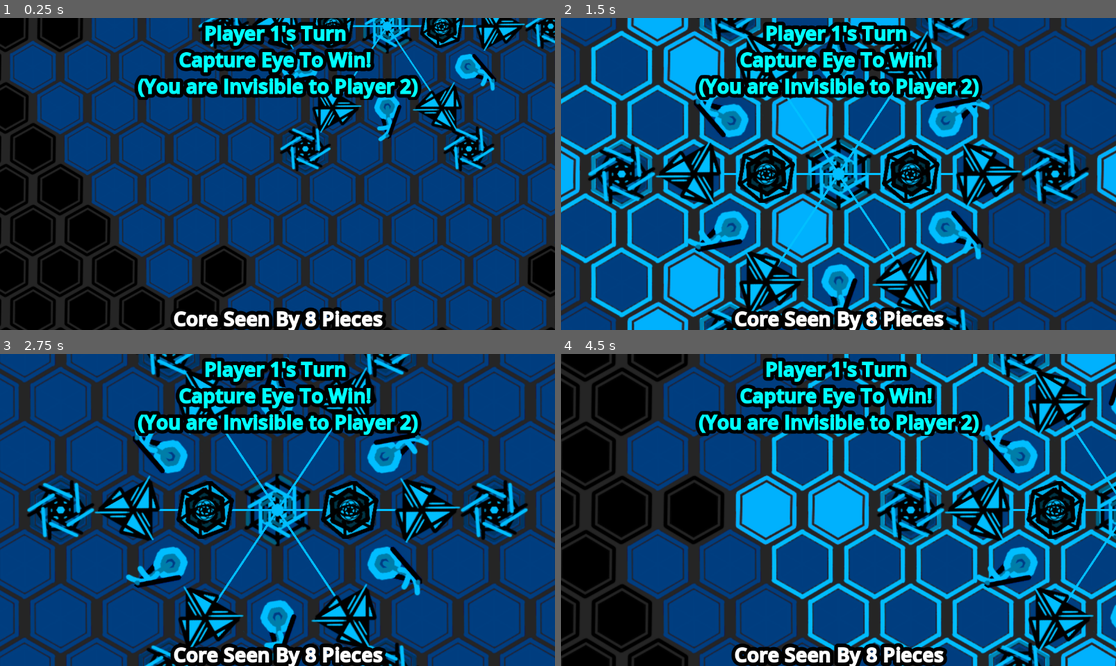
Above: before the commit, frames 1-4 (two rows, left to right).
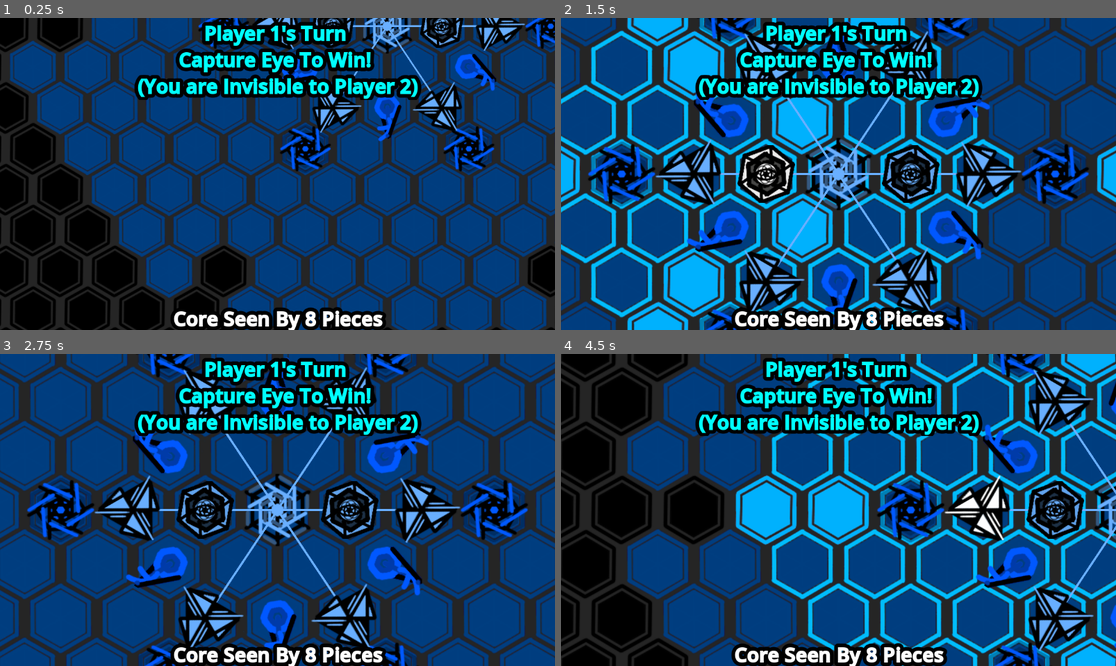
Above: after the commit, the same moments.

Repository: petesamerson/V-s-on
Game: Godot game, scene res://base_scene.tscn
Same seed, same stepped clock (60 frames per second), same inputs: the game is played once before the commit and once after it.
Inputs (mouse positions are in pixels of both pictures, inside the frame that each line leads up to):
- Up to frame 1 (0.25 s): no input
- Up to frame 2 (1.5 s): drag from (921, 64) to (1099, 64) at 0.52 s; tap Enter at 1.25 s; drag from (766, 174) to (910, 174) at 1.27 s
- Up to frame 3 (2.75 s): tap Space at 2 s; click (349, 510) at 2.17 s
- Up to frame 4 (4.5 s): tap Enter at 2.75, 4.25 s; drag from (1054, 510) to (766, 510) at 2.77 s; tap Space at 3.5 s; drag from (622, 510) to (910, 510) at 3.52 s; drag from (982, 510) to (755, 432) at 4.27 s

The runs differ from the first frame. In frame 1, 3.5% of the frame differs, in the area x 35-100%, y 0-49%; in frame 2, 9.9%, in the area x 4-96%, y 0-100%; in frame 3, 9.8%; in frame 4, 5.0%.

Commit message:
change to vision highlight

Diff:
--- a/CorePiece.gd
+++ b/CorePiece.gd
@@ -15,6 +15,7 @@
 	sprite.texture = preload("res://sprites/core_piece.png")
 	vision_range = 0
 	z_index = 0
+	powered = true
 
 
 func draw_vision_change():
@@ -36,9 +37,9 @@
 		selected = false
 		board.deselect_all_pieces([self])
 		board.update_all_piece_vision([self])
+		update_piece_color()
+		board.update_core_power()
 		return
-
-	# highlightVisionRange()
 
 	cur_moves.clear()
 	old_selected_tile_ids.clear()
@@ -55,4 +56,6 @@
 		board.set_cell(potential_move, highlight, Vector2i.ZERO)
 
 	selected = true
+	update_piece_color()
+	board.update_core_power()
 	board.deselect_all_pieces([self])
--- a/EyePiece.gd
+++ b/EyePiece.gd
@@ -27,9 +27,10 @@
 	if selected:
 		selected = false
 		board.deselect_all_pieces([self])
+		update_piece_color()
 		return
 
-	highlightVisionRange()
+	highlight_vision_range()
 
 	cur_moves.clear()
 	old_selected_tile_ids.clear()
@@ -47,6 +48,7 @@
 		board.set_cell(potential_move, highlight, Vector2i.ZERO)
 
 	selected = true
+	update_piece_color()
 	board.deselect_all_pieces([self])
 
 func getTypeString() -> String:
--- a/HopPiece.gd
+++ b/HopPiece.gd
@@ -51,10 +51,10 @@
 	old_selected_tile_ids = []
 	if(selected):
 		selected = false
-		print(["selected reached", selected])
+		update_piece_color()
 		board.deselect_all_pieces([self])
 	else:
-		highlightVisionRange()
+		highlight_vision_range()
 		for i in range(6):
 			var raw_moves = board.get_line_from_center(cell, i, 2)
 			var move = raw_moves[raw_moves.size() - 1]
@@ -70,3 +70,4 @@
 		selected = true
 
 		board.deselect_all_pieces([self])
+		update_piece_color()
--- a/TowerRotatePiece.gd
+++ b/TowerRotatePiece.gd
@@ -74,10 +74,11 @@
 	old_selected_rotate_tile_ids = []
 	if(selected):
 		selected = false
+		update_piece_color()
 		board.deselect_all_pieces([self])
 	else:
 		update_cur_rotate()
-		highlightVisionRange()
+		highlight_vision_range()
 		print("on_tower_clicked " + str(cur_moves.size()))
 		old_selected_tile_ids = []
 		for potential_move in cur_moves:
@@ -88,6 +89,7 @@
 				board.set_cell(potential_move, Tiles.LIGHT_BLUE, Vector2i(0,0))
 
 		selected = true
+		update_piece_color()
 		board.deselect_all_pieces([self])
 
 func update_cur_rotate():
--- a/TriangleEvenPiece.gd
+++ b/TriangleEvenPiece.gd
@@ -26,9 +26,10 @@
 	old_selected_tile_ids = []
 	if(selected):
 		selected = false
+		update_piece_color()
 		board.deselect_all_pieces([self])
 	else:
-		highlightVisionRange()
+		highlight_vision_range()
 		for i in range(3):
 			var raw_moves = board.get_line_from_center(cell, 1 + i*2, 6)
 			for move in raw_moves:
@@ -44,4 +45,5 @@
 				board.set_cell(potential_move, Tiles.LIGHT_BLUE, Vector2i(0,0))
 
 		selected = true
+		update_piece_color()
 		board.deselect_all_pieces([self])
--- a/TriangleOddPiece.gd
+++ b/TriangleOddPiece.gd
@@ -20,7 +20,7 @@
 	if owned_player != board.current_player:
 		return
 
-	highlightVisionRange()
+	highlight_vision_range()
 
 	var cell: Vector2i = board.local_to_map(position)
 	print("Current cell:", cell , "selected", selected)
@@ -28,6 +28,7 @@
 	if selected:
 		selected = false
 		board.deselect_all_pieces([self])
+		update_piece_color()
 		return
 
 	cur_moves.clear()
@@ -46,4 +47,5 @@
 		board.set_cell(potential_move, highlight, Vector2i.ZERO)
 
 	selected = true
+	update_piece_color()
 	board.deselect_all_pieces([self])
--- a/base_scene.tscn
+++ b/base_scene.tscn
@@ -244,5 +244,9 @@
 Current Player
 "
 
+[node name="Panel" type="Panel" parent="."]
+offset_right = 40.0
+offset_bottom = 40.0
+
 [connection signal="pressed" from="TurnLayer/PlayerSwitchOverlay/VBoxContainer/NextButton" to="Board" method="_on_next_pressed"]
 [connection signal="pressed" from="TurnLayer/PlayerSwitchOverlay/VBoxContainer/StayButton" to="Board" method="_on_stay_button_pressed"]
--- a/board.gd
+++ b/board.gd
@@ -283,11 +283,8 @@
 		for p in player_pieces[0]:
 			if(!excluded_pieces.has(p)):
 				print(p.getTypeString())
-				# if(p.selected == true p.vision):
-				# 	p.highlightVisionRange()
-				# else:
 				p.draw_current_vision()
-				# p.draw_current_vision()
+				p.update_piece_color()
 		for p in player_pieces[0]:
 			p.visible = true
 		for p in player_pieces[1]:
@@ -297,10 +294,8 @@
 			if(!excluded_pieces.has(p)):
 				print("updating vision for player 2")
 				print(p.getTypeString())
-				# if(p.selected == true):
-				# 	p.highlightVisionRange()
-				# else:
 				p.draw_current_vision()
+				p.update_piece_color()
 		for p in player_pieces[0]:
 			p.visible = false
 		for p in player_pieces[1]:
@@ -360,9 +355,16 @@
 				line.width = 3.0
 				line.z_index = 1
 
-				line.default_color = get_player_color()
+				current_core.update_piece_color()
+				if(current_core.selected):
+					line.default_color = Color.WHITE
+				else:
+					line.default_color = get_player_color(true)
+				p.powered = true
 				add_child(line)
 				see_count += 1
+			else:
+				p.powered = false
 	update_core_text(see_count)
 	current_core.power_count = see_count
 
@@ -371,10 +373,16 @@
 
 
 
-func get_player_color() -> Color:
+func get_player_color(powered: bool = false) -> Color:
 	match current_player:
-		1: return GameColors.PLAYER_BLUE
-		2: return GameColors.PLAYER_RED
+		1:
+			if(powered):
+				return GameColors.PLAYER_BLUE_POWER
+			return GameColors.PLAYER_BLUE
+		2:
+			if(powered):
+				return GameColors.PLAYER_RED_POWER
+			return GameColors.PLAYER_RED
 	return Color.WHITE
 
 func setEnemyPieceVisiblity(cell: Vector2i, visible:bool) -> void:
@@ -395,6 +403,8 @@
 		if(!excluded_pieces.has(p)):
 			# print(["excluded_log", self.local_to_map(p.position)])
 			p.selected = false
+		p.update_piece_color()
+	update_core_power()
 
 func end_turn(movedPiece: Piece):
 	var core_found = false
@@ -473,27 +483,6 @@
 		)
 		var cell = local_to_map(local)
 		print(["unhandle board", cell])
-
-		# set_cell(
-		# 	cell,
-		# 	5,
-		# 	Vector2i(0,0)
-		# )
-		# draw_hex_around(cell)
-		# draw_horz_line(cell)
-		# draw_forward_dia_line(cell)
-		# draw_back_dia_line(cell)
-
-
-		# # draw_vision_range(cell, 2)
-		# if(player == 1) :
-		# 	draw_hex_tile_line(cell, Vector2i(cell.x - 5, cell.y), 5)
-		# 	player = 2
-		# else:
-		# 	draw_hex_tile_line(cell, Vector2i(cell.x + 5, cell.y), 5)
-		# 	player = 1
-		# draw_vision_range(cell,4)
-		# draw_hex_tile_line(cell,Vector2i(cell.x + 5, cell.y + 5), 8)
 
 		var tile_pos = map_to_local(Vector2i(3, 4))
 		print(tile_pos)
--- a/colors.gd
+++ b/colors.gd
@@ -1,3 +1,5 @@
 
-const PLAYER_BLUE = Color("#00BFFF")
-const PLAYER_RED = Color.RED
+const PLAYER_BLUE = Color("#0059ff")
+const PLAYER_BLUE_POWER =  Color("#69afff")
+const PLAYER_RED = Color("#ff1313")
+const PLAYER_RED_POWER = Color("#ff9494")
--- a/piece.gd
+++ b/piece.gd
@@ -8,6 +8,7 @@
 var board: Board
 var owned_player: int = 1
 var vision_range: int = 3
+var powered: bool = false
 
 @onready var area: Area2D = $Area2D
 @onready var sprite: Sprite2D = $Sprite2D
@@ -124,9 +125,10 @@
 	old_selected_tile_ids = []
 	if(selected):
 		selected = false
+		update_piece_color()
 		board.deselect_all_pieces([self])
 	else:
-		highlightVisionRange()
+		highlight_vision_range()
 		for i in range(6):
 			var raw_moves = board.get_line_from_center(cell, i, 6)
 			for move in raw_moves:
@@ -142,15 +144,36 @@
 				board.set_cell(potential_move, Tiles.LIGHT_BLUE, Vector2i(0,0))
 
 		selected = true
+		update_piece_color()
+
 		board.deselect_all_pieces([self])
 
-func highlightVisionRange():
+func highlight_vision_range():
 	print("hightlight")
 	for cell in cur_vision:
 		if(owned_player == 1):
 			board.set_cell(cell, Tiles.DARK_BLUE_OUTLINE, Vector2i(0,0))
 		else:
 			board.set_cell(cell, Tiles.DARK_RED_OUTLINE, Vector2i(0,0))
+
+
+func update_piece_color():
+	if sprite == null: return
+	print("piece_color_update " + str(selected))
+	if(selected):
+		sprite.modulate = Color.WHITE
+	else:
+		if(owned_player == 1):
+			if(powered):
+				sprite.modulate = GameColors.PLAYER_BLUE_POWER
+			else:
+				sprite.modulate = GameColors.PLAYER_BLUE
+		else:
+			if(powered):
+				sprite.modulate = GameColors.PLAYER_RED_POWER
+			else:
+				sprite.modulate = GameColors.PLAYER_RED
+
 
 
 
